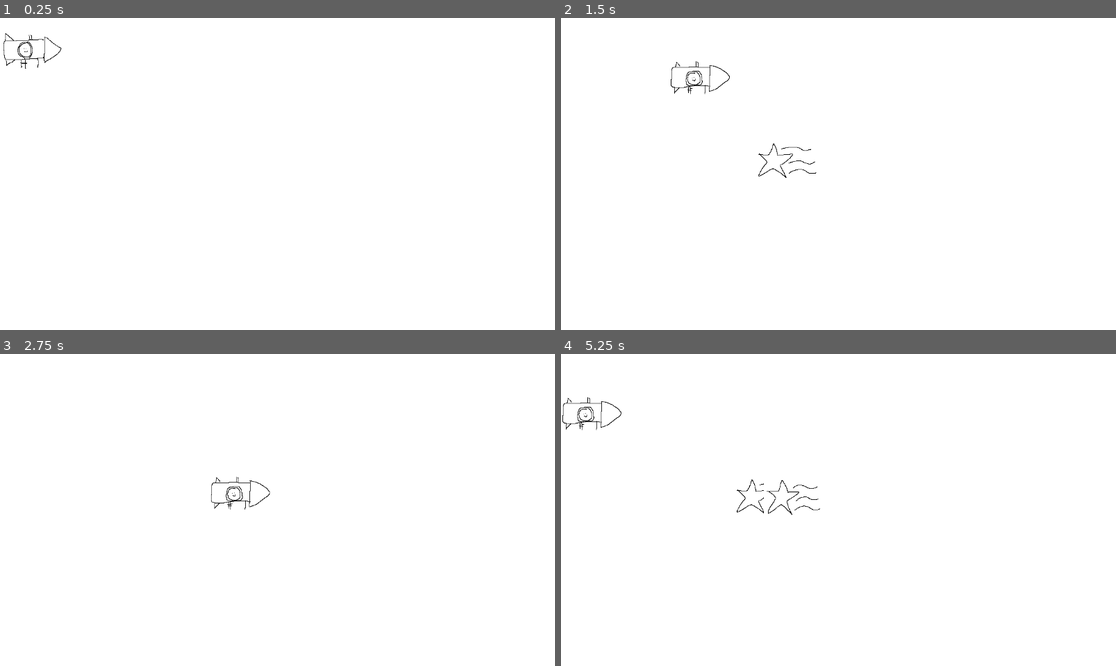
Above: before the commit, frames 1-4 (two rows, left to right).
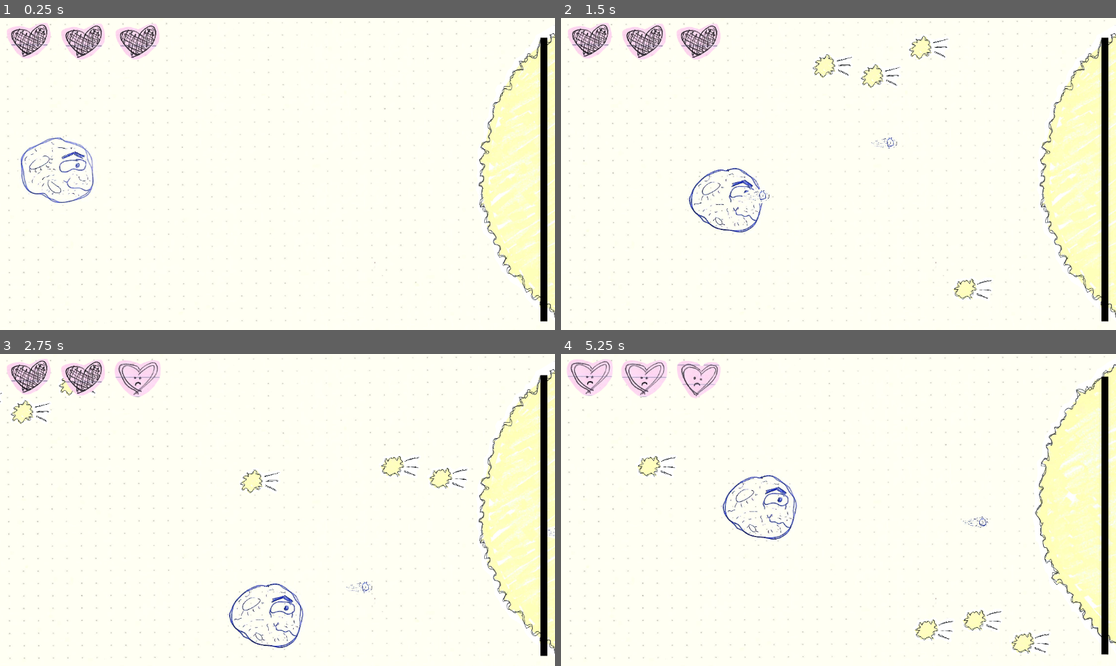
Above: after the commit, the same moments.

Repository: zirons1/Stargazing
Game: Godot game, scene res://battle.tscn
The game is run twice, just before and just after one commit, with the same random seed, the same clock (stepped at 60 frames per second) and the same inputs.
Inputs:
- Up to frame 1 (0.25 s): no input
- Up to frame 2 (1.5 s): hold Right (player_right) 0.53-1.28 s; hold Space (space, bound only after the commit) 0.53-1.28 s; hold Down (player_down) from 1.28 s (still down); tap Space (space, bound only after the commit) at 1.35 s
- Up to frame 3 (2.75 s): release Down (player_down) at 2.03 s; hold Right (player_right) from 2.03 s (still down); hold Space (space, bound only after the commit) from 2.03 s (still down)
- Up to frame 4 (5.25 s): release Right (player_right) at 2.78 s; release Space (space, bound only after the commit) at 2.78 s; hold Up (player_up) 2.78-3.53 s; tap Space (space, bound only after the commit) at 2.85, 4.35 s; hold Space (space, bound only after the commit) 3.53-4.28 s; hold Left (player_left) 3.53-5.03 s; hold Down (player_down) from 5.03 s (still down); hold Space (space, bound only after the commit) from 5.03 s (still down)

The runs differ from the first frame. In frame 1, 12% of the frame differs, in the area x 0-100%, y 0-98%; in frame 2, 13%; in frame 3, 13%; in frame 4, 13%.

Commit message:
End of day 2!
Lots of art and files I might ignore later
First sun battle basically done

Diff:
--- a/battle.gd
+++ b/battle.gd
@@ -1,15 +1,68 @@
 extends Node2D
 
 @export var shooting_star: PackedScene
+@export var laser_scene: PackedScene
 @onready var timer: Timer = $Timer
 
+@onready var player: CharacterBody2D = $Player
+
+const SHOOTING_STAR_SPEED : int = -8
+
+var flip : int = 1
+
 func _ready() -> void:
+	Events.health_zero.connect(game_over)
+	Events.star_dead.connect(victory)
 	timer.timeout.connect(_on_timeout)
 
-func _on_timeout():
+func _on_timeout() -> void:
 	var star = shooting_star.instantiate()
 
-	star.position = Vector2(500, 300)
-	star.velocity = Vector2(-1, 0)
+	var x := randi_range(48, 600)
+	var vector := Vector2(1000, x)
+	star.position = vector
+	star.velocity = Vector2(SHOOTING_STAR_SPEED, 0)
 
 	add_child(star)
+
+	var double : bool = randf() < 0.25
+	if double:
+		var star2 = shooting_star.instantiate()
+
+		var delta := randi_range(20, 40)
+		flip = -1 if flip == 1 else 1
+		var vector2 := Vector2(1100, x + (delta  * flip))
+		star2.position = vector2
+		star2.velocity = Vector2(SHOOTING_STAR_SPEED, 0)
+
+		add_child(star2)
+
+		var triple : bool = randf() < 0.25
+		if triple:
+			var star3 = shooting_star.instantiate()
+
+			var delta2 := randi_range(20, 40)
+			flip = -1 if flip == 1 else 1
+			var vector3 := Vector2(1200, x + (delta2  * flip))
+			star3.position = vector3
+			star3.velocity = Vector2(SHOOTING_STAR_SPEED, 0)
+
+			add_child(star3)
+
+func _input(event: InputEvent) -> void:
+	if event.is_action_pressed("space"):
+		var laser := laser_scene.instantiate()
+
+		flip = -1 if flip == 1 else 1
+		laser.position = Vector2(player.position.x + 10, player.position.y + (45 * flip))
+		laser.velocity = Vector2(10, 0)
+
+		add_child(laser)
+
+func game_over() -> void:
+	print("game over")
+	get_tree().paused = true
+
+func victory() -> void:
+	print("victory")
+	get_tree().paused = true
--- a/battle.tscn
+++ b/battle.tscn
@@ -1,25 +1,150 @@
-[gd_scene load_steps=6 format=3 uid="uid://dmerkhi3i8suv"]
+[gd_scene load_steps=22 format=3 uid="uid://dmerkhi3i8suv"]
 
 [ext_resource type="PackedScene" uid="uid://cnx8qqobenu6d" path="res://player.tscn" id="1_b1kuy"]
 [ext_resource type="Script" path="res://battle.gd" id="1_m0edu"]
 [ext_resource type="PackedScene" uid="uid://bk3ahoq2hkg74" path="res://shooting_star.tscn" id="2_4frnl"]
+[ext_resource type="PackedScene" uid="uid://bobdc5c764hwy" path="res://laser.tscn" id="3_5f2td"]
+[ext_resource type="Texture2D" uid="uid://6sfk6jcsbotw" path="res://art/full_heart1.png" id="4_5jshq"]
+[ext_resource type="Texture2D" uid="uid://ba8genqqi7hqr" path="res://art/paper/background.png" id="4_ewjf8"]
+[ext_resource type="Script" path="res://health_bar.gd" id="4_t7uxy"]
+[ext_resource type="Texture2D" uid="uid://cjw2dnbh35s2j" path="res://art/full_heart2.png" id="5_2pjnu"]
+[ext_resource type="Texture2D" uid="uid://c2dtumgchfrvb" path="res://art/empty_heart1.png" id="6_2au1w"]
+[ext_resource type="Texture2D" uid="uid://basr0ufeaa4k8" path="res://art/empty_heart2.png" id="7_h3vap"]
+[ext_resource type="Script" path="res://enemy_health.gd" id="9_q28c3"]
+[ext_resource type="PackedScene" uid="uid://dksi14b5vihqv" path="res://sun.tscn" id="10_r1il5"]
+[ext_resource type="Texture2D" uid="uid://blcis751j8o7k" path="res://art/paper/full_heart1.png" id="11_h0l7s"]
+[ext_resource type="Texture2D" uid="uid://b54tpr2dx30w1" path="res://art/paper/full_heart2.png" id="12_sfj2q"]
+[ext_resource type="Texture2D" uid="uid://ssl8qmb2vdgh" path="res://art/paper/empty_heart1.png" id="13_xwnkw"]
+[ext_resource type="Texture2D" uid="uid://c8oknryhcg8no" path="res://art/paper/empty_heart2.png" id="14_5dx5k"]
 
-[sub_resource type="Gradient" id="Gradient_kndlj"]
-colors = PackedColorArray(1, 1, 1, 1, 1, 1, 1, 1)
+[sub_resource type="SpriteFrames" id="SpriteFrames_i08lj"]
+animations = [{
+"frames": [{
+"duration": 1.0,
+"texture": ExtResource("4_5jshq")
+}, {
+"duration": 1.0,
+"texture": ExtResource("5_2pjnu")
+}],
+"loop": true,
+"name": &"default",
+"speed": 5.0
+}, {
+"frames": [{
+"duration": 1.0,
+"texture": ExtResource("11_h0l7s")
+}, {
+"duration": 1.0,
+"texture": ExtResource("12_sfj2q")
+}],
+"loop": true,
+"name": &"default_paper",
+"speed": 5.0
+}, {
+"frames": [{
+"duration": 1.0,
+"texture": ExtResource("6_2au1w")
+}, {
+"duration": 1.0,
+"texture": ExtResource("7_h3vap")
+}],
+"loop": true,
+"name": &"empty",
+"speed": 5.0
+}, {
+"frames": [{
+"duration": 1.0,
+"texture": ExtResource("13_xwnkw")
+}, {
+"duration": 1.0,
+"texture": ExtResource("14_5dx5k")
+}],
+"loop": true,
+"name": &"empty_paper",
+"speed": 5.0
+}]
 
-[sub_resource type="GradientTexture1D" id="GradientTexture1D_kn2w7"]
-gradient = SubResource("Gradient_kndlj")
+[sub_resource type="StyleBoxFlat" id="StyleBoxFlat_y65yh"]
+bg_color = Color(0.6, 0.6, 0.6, 0)
+
+[sub_resource type="StyleBoxFlat" id="StyleBoxFlat_5o4et"]
+bg_color = Color(0, 0, 0, 1)
+
+[sub_resource type="StyleBoxFlat" id="StyleBoxFlat_ld2nh"]
+bg_color = Color(0.6, 0.6, 0.6, 0)
+
+[sub_resource type="StyleBoxFlat" id="StyleBoxFlat_hmywx"]
+bg_color = Color(0, 0, 0, 1)
 
 [node name="Battle" type="Node2D"]
 script = ExtResource("1_m0edu")
 shooting_star = ExtResource("2_4frnl")
+laser_scene = ExtResource("3_5f2td")
 
 [node name="Timer" type="Timer" parent="."]
+wait_time = 0.6
 autostart = true
 
 [node name="Background" type="Sprite2D" parent="."]
-position = Vector2(571, 324.75)
-scale = Vector2(4.64844, 674.5)
-texture = SubResource("GradientTexture1D_kn2w7")
+position = Vector2(577.5, 325)
+scale = Vector2(0.511083, 0.437061)
+texture = ExtResource("4_ewjf8")
+
+[node name="Sun" parent="." instance=ExtResource("10_r1il5")]
 
 [node name="Player" parent="." instance=ExtResource("1_b1kuy")]
+position = Vector2(92, 301)
+
+[node name="StatsUI" type="CanvasLayer" parent="."]
+
+[node name="HealthBar" type="HBoxContainer" parent="StatsUI"]
+offset_right = 40.0
+offset_bottom = 40.0
+script = ExtResource("4_t7uxy")
+
+[node name="Heart1" type="AnimatedSprite2D" parent="StatsUI/HealthBar"]
+position = Vector2(59, 47)
+scale = Vector2(0.398438, 0.398438)
+sprite_frames = SubResource("SpriteFrames_i08lj")
+animation = &"default_paper"
+
+[node name="Heart2" type="AnimatedSprite2D" parent="StatsUI/HealthBar"]
+position = Vector2(172, 49)
+scale = Vector2(0.398438, 0.398438)
+sprite_frames = SubResource("SpriteFrames_i08lj")
+animation = &"default_paper"
+
+[node name="Heart3" type="AnimatedSprite2D" parent="StatsUI/HealthBar"]
+position = Vector2(285, 49)
+scale = Vector2(0.398438, 0.398438)
+sprite_frames = SubResource("SpriteFrames_i08lj")
+animation = &"default_paper"
+
+[node name="EnemyHealth" type="ProgressBar" parent="StatsUI"]
+offset_left = 1122.0
+offset_top = 41.0
+offset_right = 1136.0
+offset_bottom = 340.0
+theme_override_styles/background = SubResource("StyleBoxFlat_y65yh")
+theme_override_styles/fill = SubResource("StyleBoxFlat_5o4et")
+max_value = 1.0
+step = 1.0
+fill_mode = 3
+show_percentage = false
+script = ExtResource("9_q28c3")
+report = true
+max_health = 200
+
+[node name="EnemyHealth2" type="ProgressBar" parent="StatsUI"]
+offset_left = 1122.0
+offset_top = 331.0
+offset_right = 1136.0
+offset_bottom = 630.0
+theme_override_styles/background = SubResource("StyleBoxFlat_ld2nh")
+theme_override_styles/fill = SubResource("StyleBoxFlat_hmywx")
+max_value = 1.0
+step = 1.0
+fill_mode = 2
+show_percentage = false
+script = ExtResource("9_q28c3")
+max_health = 200
--- /dev/null
+++ b/enemy_health.gd
@@ -0,0 +1,15 @@
+extends ProgressBar
+
+@export var report : bool
+@export var max_health : int
+
+# Called when the node enters the scene tree for the first time.
+func _ready() -> void:
+	max_value = max_health
+	value = max_health
+	Events.star_hit.connect(_on_star_hit)
+
+func _on_star_hit() -> void:
+	value -= 1
+	if value <= 0:
+		Events.star_dead.emit()
--- /dev/null
+++ b/events.gd
@@ -0,0 +1,8 @@
+extends Node
+
+signal player_hit
+
+signal star_hit
+signal star_dead
+
+signal health_zero
--- /dev/null
+++ b/health_bar.gd
@@ -0,0 +1,28 @@
+extends HBoxContainer
+
+@onready var heart_1: AnimatedSprite2D = $Heart1
+@onready var heart_2: AnimatedSprite2D = $Heart2
+@onready var heart_3: AnimatedSprite2D = $Heart3
+
+@export var heart_anim : String = "default_paper"
+
+var h1 : bool = true
+var h2 : bool = true
+var h3 : bool = true
+
+func _ready() -> void:
+	Events.player_hit.connect(_on_player_hit)
+	heart_1.play(heart_anim)
+	heart_2.play(heart_anim)
+	heart_3.play(heart_anim)
+
+func _on_player_hit() -> void:
+	if h3:
+		heart_3.play("empty_paper")
+		h3 = false
+	elif h2:
+		heart_2.play("empty_paper")
+		h2 = false
+	elif h1:
+		heart_1.play("empty_paper")
+		Events.health_zero.emit()
--- /dev/null
+++ b/laser.gd
@@ -0,0 +1,16 @@
+extends Area2D
+
+@onready var animated_sprite_2d: AnimatedSprite2D = $AnimatedSprite2D
+
+var velocity : Vector2
+
+func _ready() -> void:
+	animated_sprite_2d.play("paper")
+
+func _physics_process(delta: float) -> void:
+	position.x += velocity.x
+	position.y += velocity.y
+
+func _on_body_entered(body: Node2D) -> void:
+	#print("sun hit laser")
+	Events.star_hit.emit()
--- /dev/null
+++ b/laser.tscn
@@ -0,0 +1,56 @@
+[gd_scene load_steps=8 format=3 uid="uid://bobdc5c764hwy"]
+
+[ext_resource type="Texture2D" uid="uid://c100vt002alfw" path="res://art/laser1.png" id="1_wyrov"]
+[ext_resource type="Texture2D" uid="uid://dn04u7yv7ne5q" path="res://art/laser2.png" id="2_sjfs2"]
+[ext_resource type="Script" path="res://laser.gd" id="3_6qunt"]
+[ext_resource type="Texture2D" uid="uid://ju7qt2yejnce" path="res://art/paper/laser1.png" id="4_c4xen"]
+[ext_resource type="Texture2D" uid="uid://jjikgm6ksuy5" path="res://art/paper/laser2.png" id="5_hax4m"]
+
+[sub_resource type="SpriteFrames" id="SpriteFrames_r5wph"]
+animations = [{
+"frames": [{
+"duration": 1.0,
+"texture": ExtResource("1_wyrov")
+}, {
+"duration": 1.0,
+"texture": ExtResource("2_sjfs2")
+}],
+"loop": true,
+"name": &"default",
+"speed": 5.0
+}, {
+"frames": [{
+"duration": 1.0,
+"texture": ExtResource("4_c4xen")
+}, {
+"duration": 1.0,
+"texture": ExtResource("5_hax4m")
+}],
+"loop": true,
+"name": &"paper",
+"speed": 5.0
+}]
+
+[sub_resource type="CapsuleShape2D" id="CapsuleShape2D_67v4n"]
+radius = 14.0
+height = 46.0
+
+[node name="Laser" type="Area2D"]
+collision_layer = 4
+collision_mask = 8
+script = ExtResource("3_6qunt")
+
+[node name="AnimatedSprite2D" type="AnimatedSprite2D" parent="."]
+position = Vector2(1, 3)
+scale = Vector2(0.120229, 0.160194)
+sprite_frames = SubResource("SpriteFrames_r5wph")
+animation = &"paper"
+frame = 1
+frame_progress = 0.335673
+
+[node name="CollisionShape2D" type="CollisionShape2D" parent="."]
+position = Vector2(6, 3)
+rotation = 1.5708
+shape = SubResource("CapsuleShape2D_67v4n")
+
+[connection signal="body_entered" from="." to="." method="_on_body_entered"]
--- a/player.gd
+++ b/player.gd
@@ -1,13 +1,15 @@
+class_name Player
 extends CharacterBody2D
 
 @onready var animated_sprite_2d: AnimatedSprite2D = $AnimatedSprite2D
 
+@export var laser_scene : PackedScene
 
 const SPEED = 300.0
 const JUMP_VELOCITY = -400.0
 
 func _ready() -> void:
-	animated_sprite_2d.play()
+	animated_sprite_2d.play("paper")
 
 func _physics_process(delta: float) -> void:
 	if Input.is_action_just_pressed("player_down") or Input.is_action_pressed("player_down"):
--- a/player.tscn
+++ b/player.tscn
@@ -1,8 +1,11 @@
-[gd_scene load_steps=6 format=3 uid="uid://cnx8qqobenu6d"]
+[gd_scene load_steps=9 format=3 uid="uid://cnx8qqobenu6d"]
 
 [ext_resource type="Script" path="res://player.gd" id="1_oj7h7"]
 [ext_resource type="Texture2D" uid="uid://bev3uw6qdt3vm" path="res://art/rocket1.png" id="1_q3r7l"]
+[ext_resource type="PackedScene" uid="uid://bobdc5c764hwy" path="res://laser.tscn" id="2_o7lr4"]
 [ext_resource type="Texture2D" uid="uid://vjtcjyu0re8h" path="res://art/rocket2.png" id="2_uyxkc"]
+[ext_resource type="Texture2D" uid="uid://bnspcqx80s33h" path="res://art/paper/moon1.png" id="5_d0upx"]
+[ext_resource type="Texture2D" uid="uid://de00c0kgbhyut" path="res://art/paper/moon2.png" id="6_m5xu8"]
 
 [sub_resource type="SpriteFrames" id="SpriteFrames_nx2j5"]
 animations = [{
@@ -16,20 +19,35 @@
 "loop": true,
 "name": &"default",
 "speed": 5.0
+}, {
+"frames": [{
+"duration": 1.0,
+"texture": ExtResource("5_d0upx")
+}, {
+"duration": 1.0,
+"texture": ExtResource("6_m5xu8")
+}],
+"loop": true,
+"name": &"paper",
+"speed": 5.0
 }]
 
-[sub_resource type="RectangleShape2D" id="RectangleShape2D_ko40j"]
-size = Vector2(123.5, 75.5)
+[sub_resource type="CircleShape2D" id="CircleShape2D_oicna"]
+radius = 71.0282
 
 [node name="Player" type="CharacterBody2D"]
 position = Vector2(64, 64)
 collision_mask = 0
 script = ExtResource("1_oj7h7")
+laser_scene = ExtResource("2_o7lr4")
 
 [node name="AnimatedSprite2D" type="AnimatedSprite2D" parent="."]
+position = Vector2(32, 14)
+scale = Vector2(0.4, 0.403)
 sprite_frames = SubResource("SpriteFrames_nx2j5")
-frame_progress = 0.647916
+animation = &"paper"
+frame_progress = 0.534242
 
 [node name="CollisionShape2D" type="CollisionShape2D" parent="."]
-position = Vector2(1.25, 3.25)
-shape = SubResource("RectangleShape2D_ko40j")
+position = Vector2(30, 18)
+shape = SubResource("CircleShape2D_oicna")
--- a/project.godot
+++ b/project.godot
@@ -14,6 +14,10 @@
 run/main_scene="res://battle.tscn"
 config/features=PackedStringArray("4.3", "Forward Plus")
 config/icon="res://icon.svg"
+
+[autoload]
+
+Events="*res://events.gd"
 
 [input]
 
@@ -41,8 +45,21 @@
 , Object(InputEventKey,"resource_local_to_scene":false,"resource_name":"","device":-1,"window_id":0,"alt_pressed":false …(183 unchanged characters)…
 ]
 }
+space={
+"deadzone": 0.5,
+"events": [Object(InputEventKey,"resource_local_to_scene":false,"resource_name":"","device":-1,"window_id":0,"alt_pressed":false,"shift_pressed":false,"ctrl_pressed":false,"meta_pressed":false,"pressed":false,"keycode":0,"physical_keycode":32,"key_label":0,"unicode":32,"location":0,"echo":false,"script":null)
+, Object(InputEventMouseButton,"resource_local_to_scene":false,"resource_name":"","device":-1,"window_id":0,"alt_pressed":false,"shift_pressed":false,"ctrl_pressed":false,"meta_pressed":false,"button_mask":0,"position":Vector2(0, 0),"global_position":Vector2(0, 0),"factor":1.0,"button_index":1,"canceled":false,"pressed":false,"double_click":false,"script":null)
+]
+}
+pause={
+"deadzone": 0.5,
+"events": [Object(InputEventKey,"resource_local_to_scene":false,"resource_name":"","device":-1,"window_id":0,"alt_pressed":false,"shift_pressed":false,"ctrl_pressed":false,"meta_pressed":false,"pressed":false,"keycode":0,"physical_keycode":80,"key_label":0,"unicode":112,"location":0,"echo":false,"script":null)
+]
+}
 
 [layer_names]
 
 2d_physics/layer_1="player"
 2d_physics/layer_2="enemies"
+2d_physics/layer_3="laser"
+2d_physics/layer_4="sun"
--- a/shooting_star.gd
+++ b/shooting_star.gd
@@ -5,14 +5,14 @@
 var velocity : Vector2
 
 func _ready() -> void:
-	animated_sprite_2d.play()
+	animated_sprite_2d.play("paper")
 
 func _physics_process(delta: float) -> void:
 	position.x += velocity.x
 	position.y += velocity.y
 
 func _on_body_entered(body: Node) -> void:
-	print(body)
+	Events.player_hit.emit()
 	queue_free()
 
 #func _on_VisibilityNotifier2D_screen_exited():
--- a/shooting_star.tscn
+++ b/shooting_star.tscn
@@ -1,8 +1,10 @@
-[gd_scene load_steps=6 format=3 uid="uid://bk3ahoq2hkg74"]
+[gd_scene load_steps=8 format=3 uid="uid://bk3ahoq2hkg74"]
 
 [ext_resource type="Texture2D" uid="uid://bcum8vvp4cu4p" path="res://art/shooting_star1.png" id="1_2fpi1"]
 [ext_resource type="Script" path="res://shooting_star.gd" id="1_i76lm"]
 [ext_resource type="Texture2D" uid="uid://cu8bgtbpmmrpj" path="res://art/shooting_star2.png" id="2_33tba"]
+[ext_resource type="Texture2D" uid="uid://dvxedi6u04wvv" path="res://art/paper/shooting_star1.png" id="4_bka4v"]
+[ext_resource type="Texture2D" uid="uid://c5fi0jffobhnc" path="res://art/paper/shooting_star2.png" id="5_jh5nu"]
 
 [sub_resource type="SpriteFrames" id="SpriteFrames_o3vhq"]
 animations = [{
@@ -16,20 +18,36 @@
 "loop": true,
 "name": &"default",
 "speed": 5.0
+}, {
+"frames": [{
+"duration": 1.0,
+"texture": ExtResource("4_bka4v")
+}, {
+"duration": 1.0,
+"texture": ExtResource("5_jh5nu")
+}],
+"loop": true,
+"name": &"paper",
+"speed": 5.0
 }]
 
-[sub_resource type="RectangleShape2D" id="RectangleShape2D_m7hnk"]
-size = Vector2(76, 74)
+[sub_resource type="CircleShape2D" id="CircleShape2D_co56y"]
+radius = 18.0
 
 [node name="ShootingStar" type="Area2D"]
-collision_layer = 2
+collision_layer = 0
 script = ExtResource("1_i76lm")
 
 [node name="AnimatedSprite2D" type="AnimatedSprite2D" parent="."]
+position = Vector2(0, -1)
+rotation = 4.71239
+scale = Vector2(0.173868, 0.176972)
 sprite_frames = SubResource("SpriteFrames_o3vhq")
+animation = &"paper"
+frame_progress = 0.617826
 
 [node name="CollisionShape2D" type="CollisionShape2D" parent="."]
-position = Vector2(-24, -4)
-shape = SubResource("RectangleShape2D_m7hnk")
+position = Vector2(-18, 2)
+shape = SubResource("CircleShape2D_co56y")
 
 [connection signal="body_entered" from="." to="." method="_on_body_entered"]
--- /dev/null
+++ b/sun.gd
@@ -0,0 +1,11 @@
+class_name Sun
+extends CharacterBody2D
+
+@onready var animated_sprite_2d: AnimatedSprite2D = $AnimatedSprite2D
+
+func _ready() -> void:
+	animated_sprite_2d.play("paper")
+
+func _on_area_2d_body_entered(body: Node2D) -> void:
+	print("player_hit sun")
+	Events.player_hit.emit()
--- /dev/null
+++ b/sun.tscn
@@ -0,0 +1,63 @@
+[gd_scene load_steps=9 format=3 uid="uid://dksi14b5vihqv"]
+
+[ext_resource type="Texture2D" uid="uid://ckjnlrdr4qhbb" path="res://art/sun1.png" id="1_m2htp"]
+[ext_resource type="Script" path="res://sun.gd" id="1_q0xt7"]
+[ext_resource type="Texture2D" uid="uid://bgvsmew55jdui" path="res://art/sun2.png" id="2_irfbv"]
+[ext_resource type="Texture2D" uid="uid://ctyqa7eo7m7xb" path="res://art/paper/sun1.png" id="4_8roo1"]
+[ext_resource type="Texture2D" uid="uid://dbkxfnchte4tr" path="res://art/paper/sun2.png" id="5_r3uy7"]
+
+[sub_resource type="SpriteFrames" id="SpriteFrames_fep58"]
+animations = [{
+"frames": [{
+"duration": 1.0,
+"texture": ExtResource("1_m2htp")
+}, {
+"duration": 1.0,
+"texture": ExtResource("2_irfbv")
+}],
+"loop": true,
+"name": &"default",
+"speed": 5.0
+}, {
+"frames": [{
+"duration": 1.0,
+"texture": ExtResource("4_8roo1")
+}, {
+"duration": 1.0,
+"texture": ExtResource("5_r3uy7")
+}],
+"loop": true,
+"name": &"paper",
+"speed": 5.0
+}]
+
+[sub_resource type="CircleShape2D" id="CircleShape2D_wcc2h"]
+radius = 365.0
+
+[sub_resource type="CircleShape2D" id="CircleShape2D_kxaly"]
+radius = 364.012
+
+[node name="Sun" type="CharacterBody2D"]
+collision_layer = 8
+script = ExtResource("1_q0xt7")
+
+[node name="AnimatedSprite2D" type="AnimatedSprite2D" parent="."]
+position = Vector2(1075, 321)
+rotation = 1.5708
+scale = Vector2(0.320908, 0.2802)
+sprite_frames = SubResource("SpriteFrames_fep58")
+animation = &"paper"
+frame_progress = 0.862391
+
+[node name="CollisionShape2D" type="CollisionShape2D" parent="."]
+position = Vector2(1366, 323)
+shape = SubResource("CircleShape2D_wcc2h")
+
+[node name="Area2D" type="Area2D" parent="."]
+collision_layer = 8
+
+[node name="CollisionShape2D" type="CollisionShape2D" parent="Area2D"]
+position = Vector2(1366, 323)
+shape = SubResource("CircleShape2D_kxaly")
+
+[connection signal="body_entered" from="Area2D" to="." method="_on_area_2d_body_entered"]
Binary file added: art/empty_heart1.png
Not shown, added: art/empty_heart1.png.import
Binary file added: art/empty_heart2.png
Not shown, added: art/empty_heart2.png.import
Binary file added: art/full_heart1.png
Not shown, added: art/full_heart1.png.import
Binary file added: art/full_heart2.png
Not shown, added: art/full_heart2.png.import
Binary file added: art/laser1.png
Not shown, added: art/laser1.png.import
Binary file added: art/laser2.png
Not shown, added: art/laser2.png.import
(and 50 more such lines)
